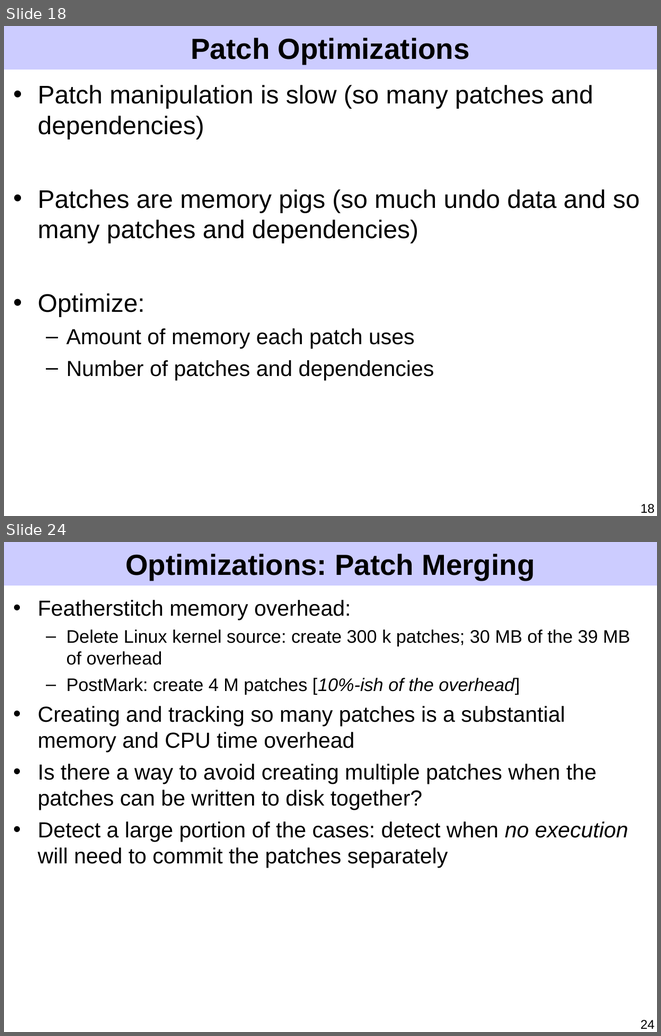
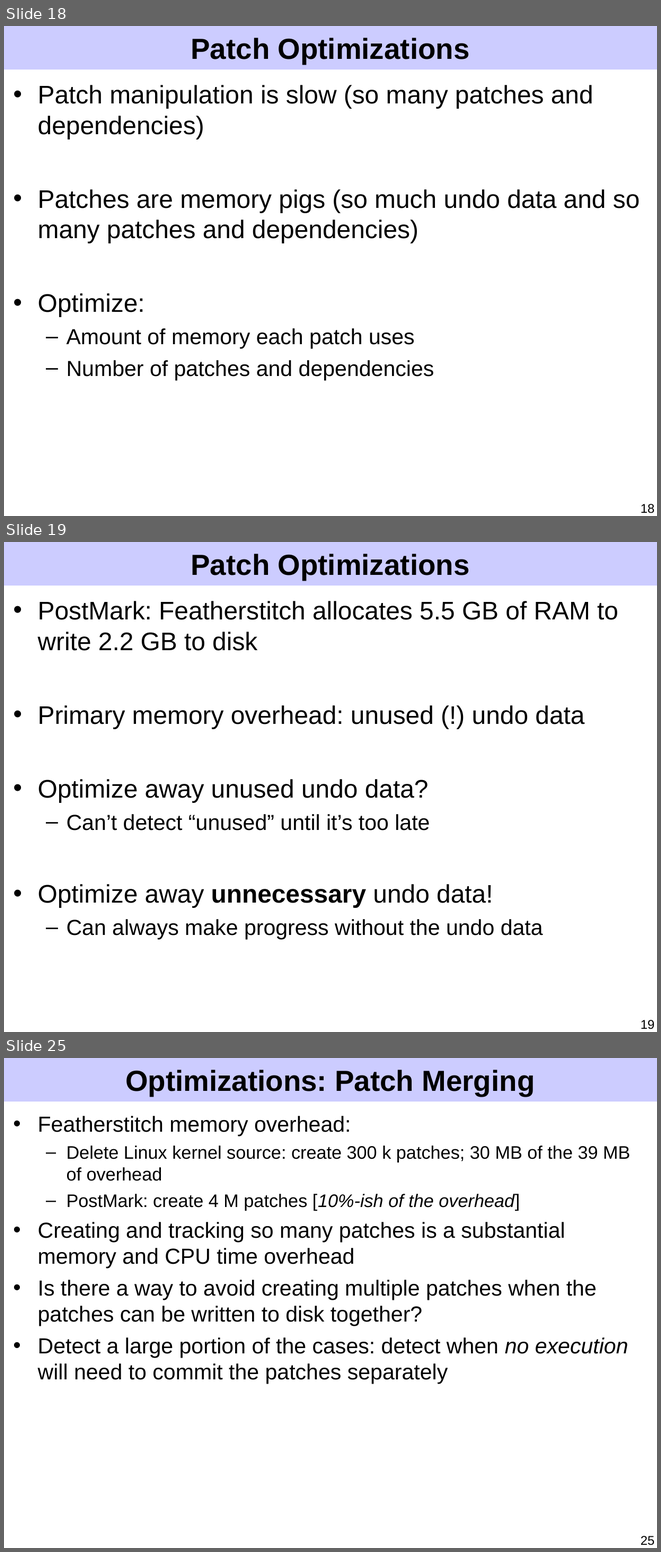
Before and after one commit to ucla-readable/fstitch-doc, a slide deck: sosp/pres.ppt. Shown one above the other, each under a label of ours: slides 18 and 24 before the commit, slides 18, 19 and 25 after it; the slides between them are not shown. The pictures are 661x1036 and 661x1552 pixels, drawn with LibreOffice and Linux fonts; fonts in the diff are those of the drawing. Boxes give left, top, right and bottom in pixels: in the first picture for what was removed or moved away, otherwise in the second. Text is boxed around its words. In the diff, an @@ line names an element or a change of style, - is before the commit and + after.

```diff
--- a/sosp/pres.ppt
+++ b/sosp/pres.ppt
@@ slide 19 added at box(4, 542, 657, 1032), background #FFFFFF; not listed: 1 template element that a slide beside it also shows @@
@@ text added at box(191, 554, 470, 580), 32 pt, text #000000, bold @@
+Patch Optimizations
@@ text added at box(38, 601, 618, 939), 28 pt, text #000000 @@
+• PostMark: Featherstitch allocates 5.5 GB of RAM to write 2.2 GB to disk
+• Primary memory overhead: unused (!) undo data
+• Optimize away unused undo data?
+  – Can’t detect “unused” until it’s too late
+• Optimize away unnecessary undo data!
+  – Can always make progress without the undo data
@@ page number added at box(641, 1020, 655, 1029), 14 pt, text #000000 @@
+19
@@ what was slide 24 is now slide 25 @@
@@ page number at box(641, 1536, 655, 1545): text changed @@
-24
+25
```
Also in this commit, not shown: 9 slides changed, 2 other slides added, 2 slides removed.
